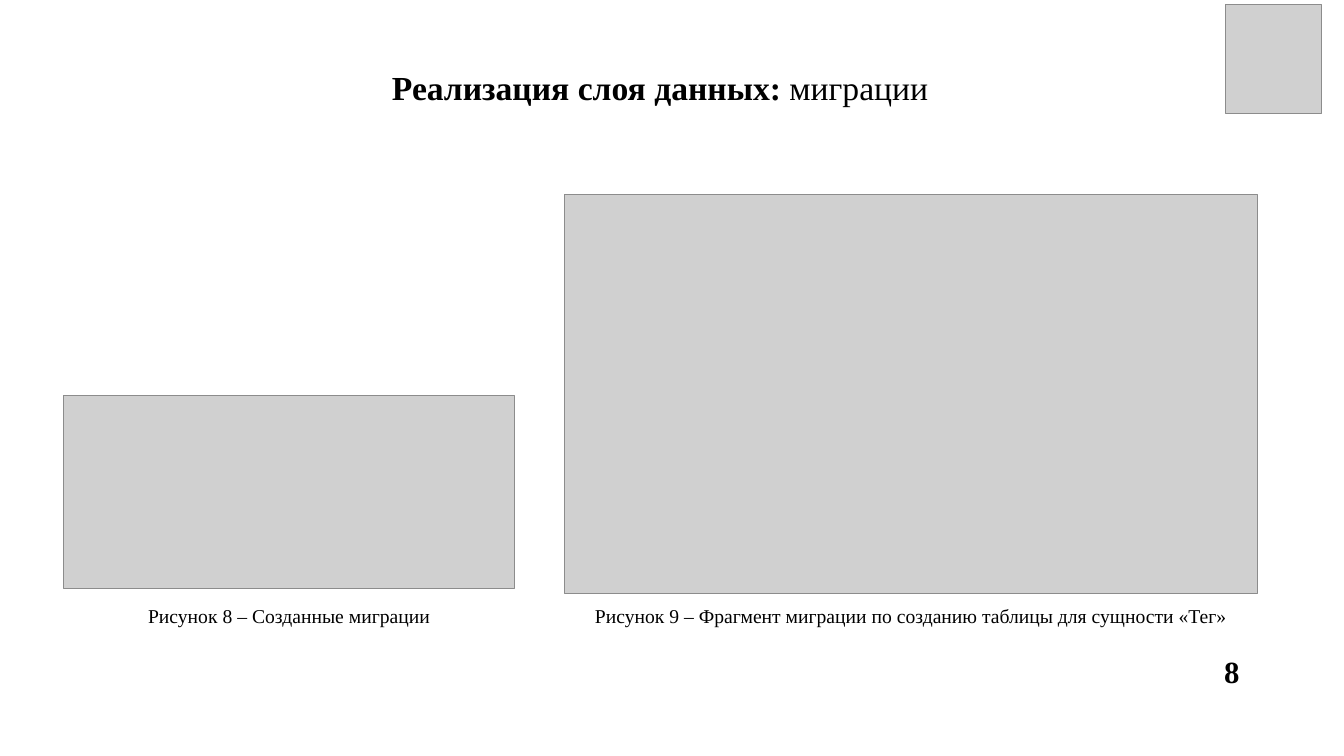
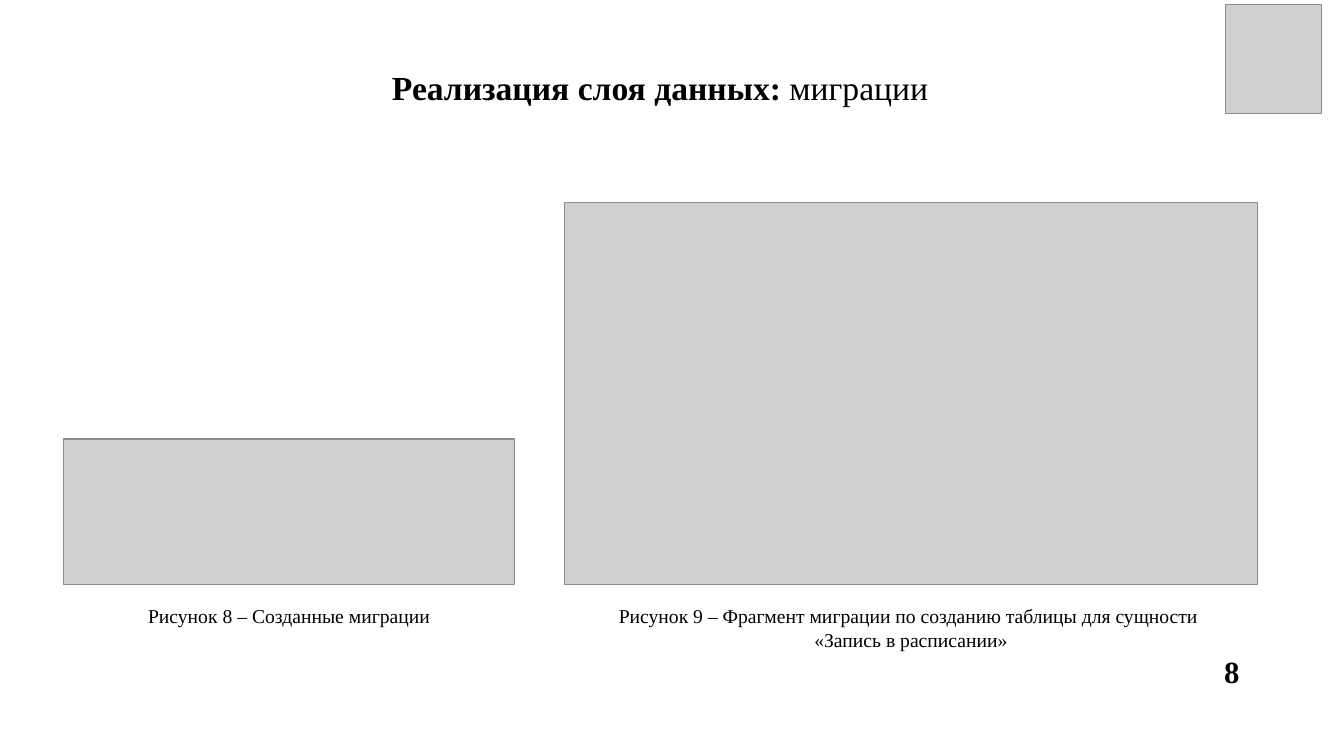
Before and after one commit to l4nzel0d/weekly-schedule-app, a slide deck: slide 8 of report/Васильев_презентация.pptx. Drawn at 1344x756 pixels with LibreOffice and Linux fonts; fonts in the diff are those of the drawing; grey boxes stand for pictures. Boxes give left, top, right and bottom in pixels: in the first picture for what was removed or moved away, otherwise in the second. Text is boxed around its words. In the diff, an @@ line names an element or a change of style, - is before the commit and + after.

```diff
--- a/report/Васильев_презентация.pptx
+++ b/report/Васильев_презентация.pptx
@@ picture: place and size @@
-picture at (565, 195, 1257, 593)
+picture at (565, 203, 1257, 585)
@@ picture: place and size @@
-picture at (64, 396, 514, 589)
+picture at (64, 439, 514, 585)
@@ text at (619, 609, 1198, 652): text changed @@
-Рисунок 9 – Фрагмент миграции по созданию таблицы для сущности «Тег»
+Рисунок 9 – Фрагмент миграции по созданию таблицы для сущности
+«Запись в расписании»
```
Also in this commit, not shown: 4 other slides changed, 2 slides added, 8 other files.
